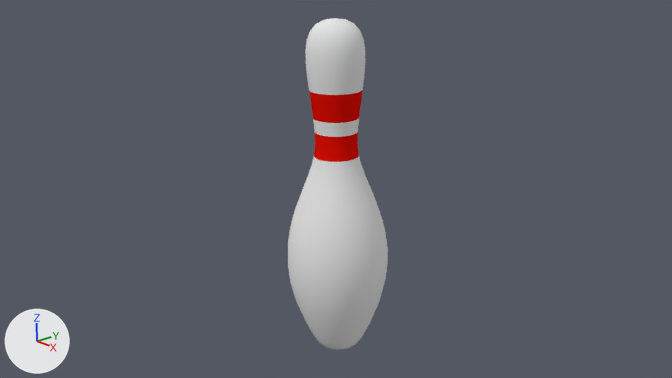
A saved change to the Blender file BlenderProjects/ColliderMeshExample/BowlingPin.blend.
Before and after are seen from the file's camera 'Camera'. The lights are fixed; the arrows at lower left show +X, +Y and +Z.

In view in the first picture: 'Pin'.
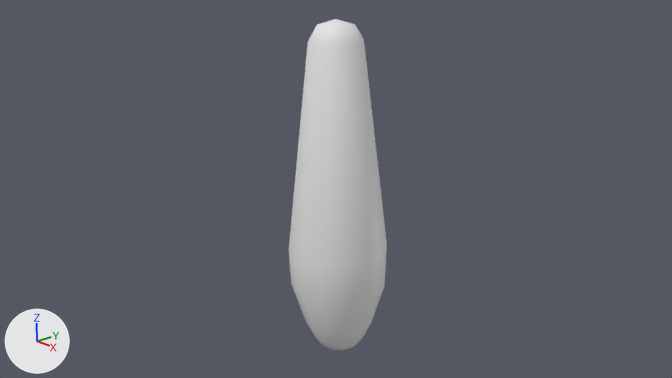
Commit message: Incomplete Bowling Ball example

Edits to the bpy script that builds the scene:
```text
Change me_mesh:
    used by ob_pin; location = (0.0, 0.0, 1.855); rotation_euler = (1.571, 0.0, 0.0), in degrees (90, 0, 0)
    remove me_mesh.from_pydata(...)  # 842 vertices, 864 faces; spans x -0.57..0.57, y -1.85..1.95, z -0.57..0.57
    remove me_mesh.materials.append(mat_pin)  # white #e7e7e7
    remove me_mesh.materials.append(mat_strip)  # red #e71105
    add me_mesh.from_pydata(...)  # 122 vertices, 132 faces; spans x -0.57..0.57, y -1.85..1.95, z -0.57..0.57
    me_mesh part 1: 720 vertices removed from x -0.57..0.57, y -1.85..1.93, z -0.57..0.57
Change ob_pin:
    ob_pin.location: (0.0, 0.0, 1.855) -> (0.013, 0.0, 1.849)
```

Changed parts and their boxes [x1, y1, x2, y2] in the pictures (672 x 378 px):
'Pin', reshaped, moved: before [288, 18, 388, 350]; after [289, 19, 387, 350]
part 1 of me_mesh, deleted: before [288, 18, 388, 350]
